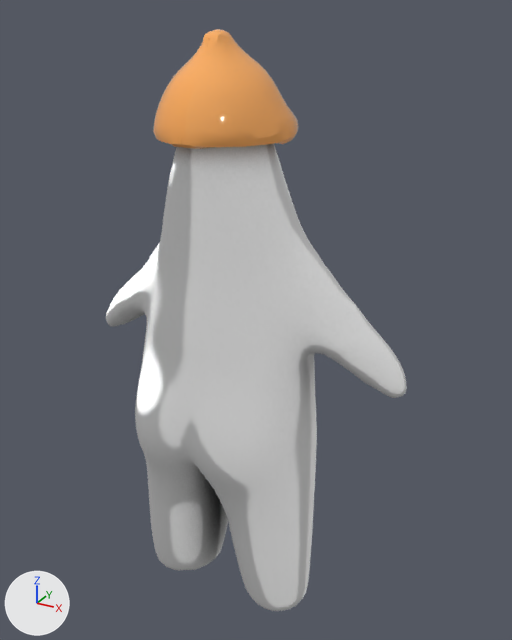
A saved change to the Blender file blend/character.blend.
The view is the same before and after, from a 50 mm camera at (0.462, -0.761, 0.831) aimed at (0.028, 0.029, 0.436). Lighting does not change. The marker at lower left points along +X, +Y and +Z.

Names of what the first picture shows: 'Hat', 'IDontGetPaidEnoughForThis Remeshed'.
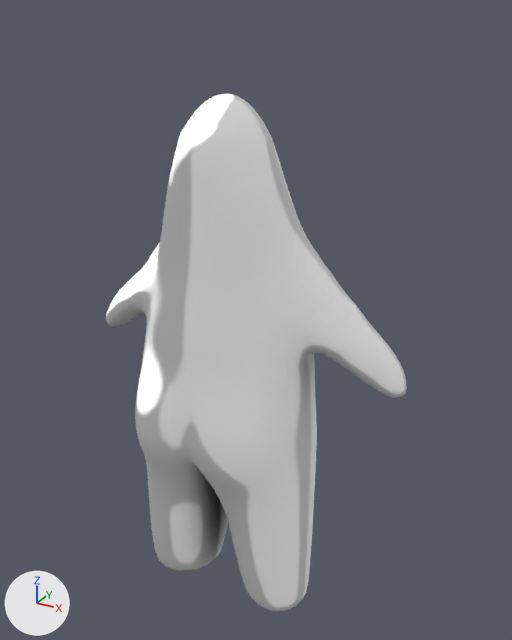
What differs and where, as boxes (x1, y1, x2, y2) in the pictures (512 x 640 px):
'Hat', hidden (orange)
    before: (153, 29, 298, 149)

What the commit changed:
Object 'Hat' (ob_hat) is now hidden.
